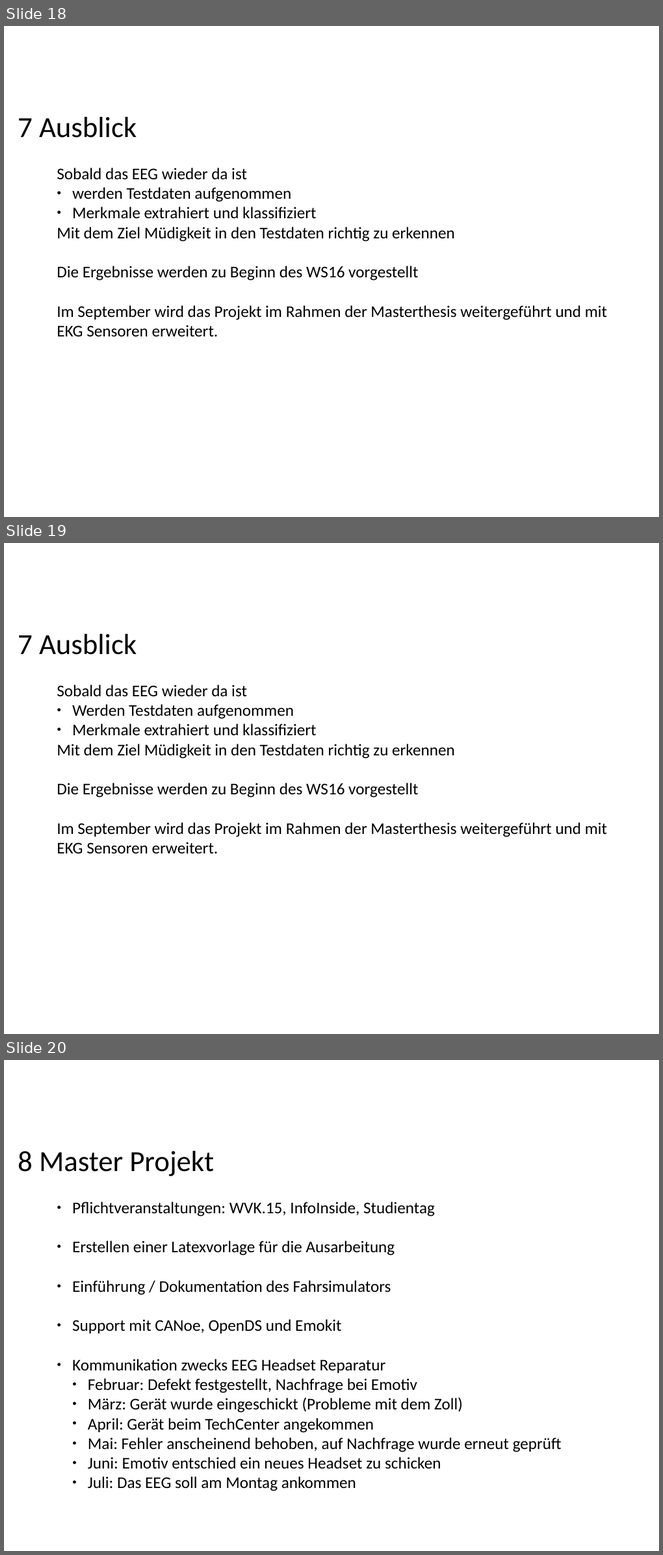
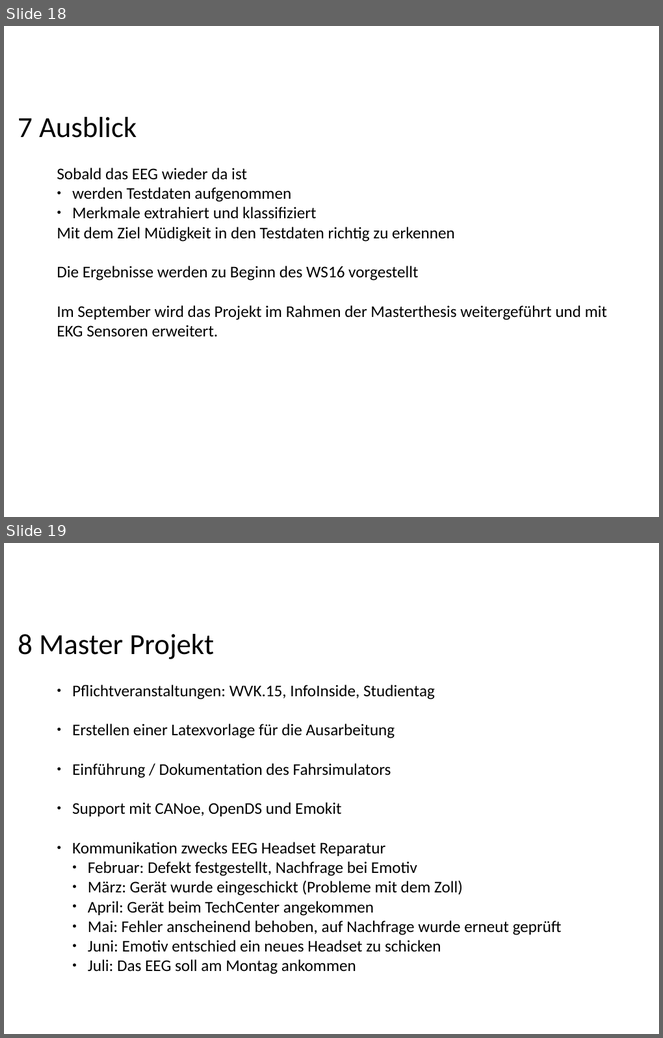
Before and after one commit to ppasler/current-adas, a slide deck: project/presentation/Praesentation_PoSDBoS_Pasler.odp. Shown one above the other, each under a label of ours: slides 18, 19 and 20 before the commit, slides 18 and 19 after it. The pictures are 663x1555 and 663x1038 pixels, drawn with LibreOffice and Linux fonts; fonts in the diff are those of the drawing; background and template pictures are left out. Boxes give left, top, right and bottom in pixels: in the first picture for what was removed or moved away, otherwise in the second. Text is boxed around its words. In the diff, an @@ line names an element or a change of style, - is before the commit and + after.

```diff
--- a/project/presentation/Praesentation_PoSDBoS_Pasler.odp
+++ b/project/presentation/Praesentation_PoSDBoS_Pasler.odp
@@ slide 19 removed at [4,543,659,1034], background #FFFFFF @@
@@ text removed at [18,634,137,655] @@
-7 Ausblick
@@ text removed at [57,685,607,854] @@
-Sobald das EEG wieder da ist
-● Werden Testdaten aufgenommen
-● Merkmale extrahiert und klassifiziert
-Mit dem Ziel Müdigkeit in den Testdaten richtig zu erkennen
-Die Ergebnisse werden zu Beginn des WS16 vorgestellt
-Im September wird das Projekt im Rahmen der Masterthesis weitergeführt und mit EKG Sensoren erweitert.
@@ what was slide 20 is now slide 19 @@
```
Also in this commit, not shown: 22 other files.
